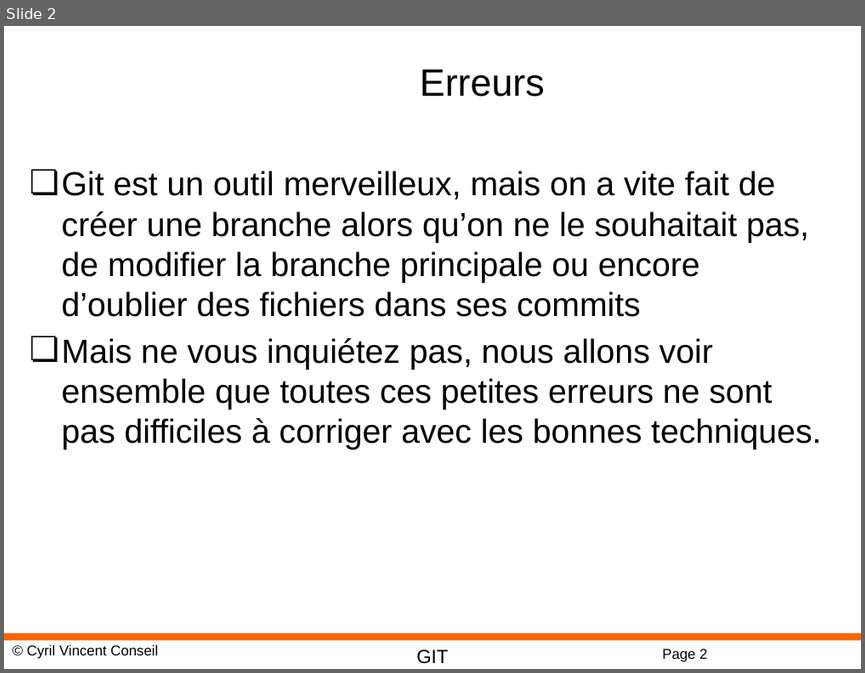
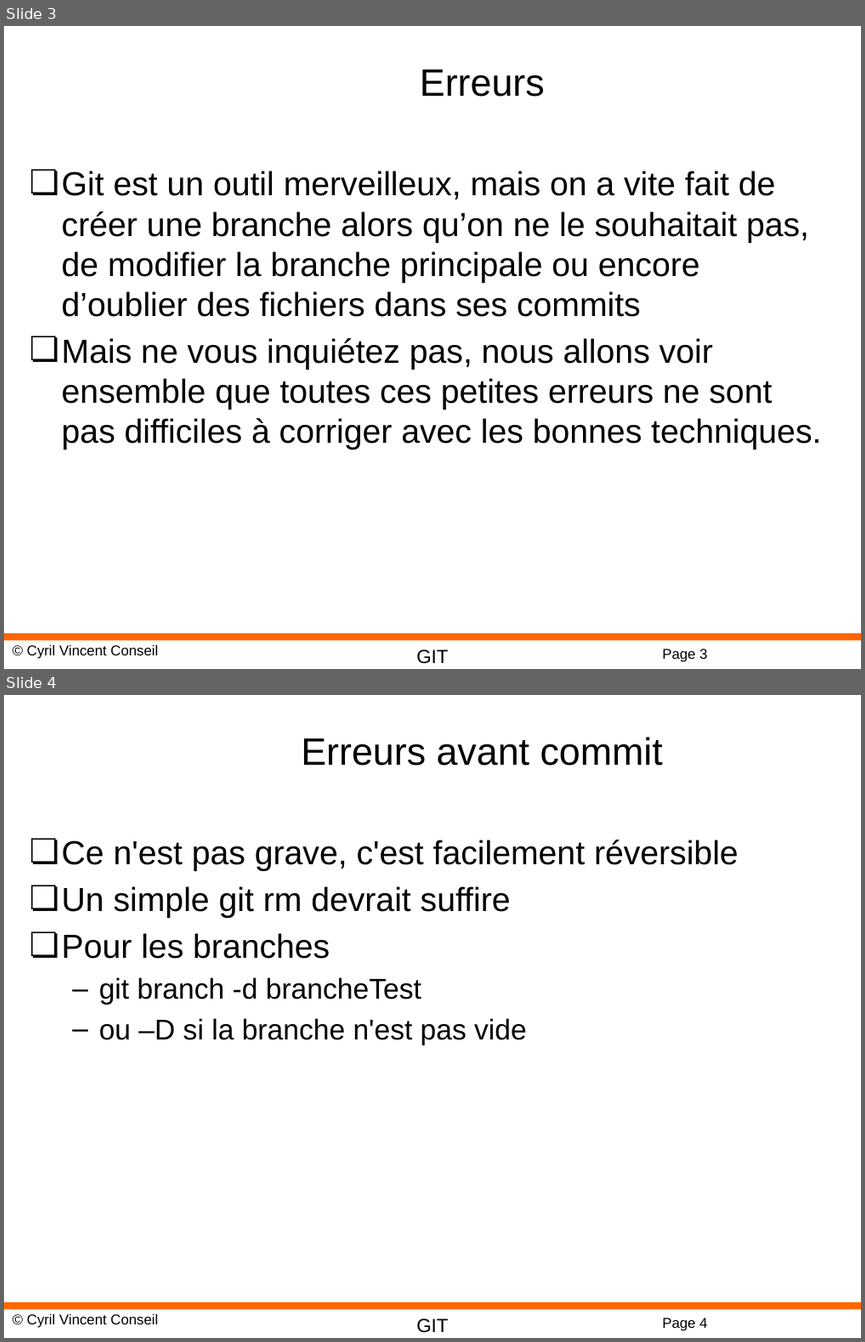
Before and after one commit to cyrilvincent/git, a slide deck: ppt/GIT05-Conflicts.pptx. Shown one above the other, each under a label of ours: slide 2 before the commit, slides 3 and 4 after it. The pictures are 865x673 and 865x1342 pixels, drawn with LibreOffice and Linux fonts; fonts in the diff are those of the drawing; background and template pictures are left out. Boxes give left, top, right and bottom in pixels: in the first picture for what was removed or moved away, otherwise in the second. Text is boxed around its words. In the diff, an @@ line names an element or a change of style, - is before the commit and + after.

Commit message:
branch test

```diff
--- a/ppt/GIT05-Conflicts.pptx
+++ b/ppt/GIT05-Conflicts.pptx
@@ slide 4 added at [4, 695, 861, 1338], background #FFFFFF; not listed: 4 template elements that a slide beside it also shows @@
@@ title added at [301, 737, 663, 766], 32 pt, text #000000 @@
+Erreurs avant commit
@@ text added at [62, 839, 738, 1045], 28 pt, text #000000 @@
+❏ Ce n'est pas grave, c'est facilement réversible
+❏ Un simple git rm devrait suffire
+❏ Pour les branches
+  – git branch -d brancheTest
+  – ou –D si la branche n'est pas vide
@@ what was slide 2 is now slide 3 @@
@@ page number at [662, 648, 707, 662]: text changed @@
-Page 2
+Page 3
```
Also in this commit, not shown: 9 other slides added, 3 other files.
